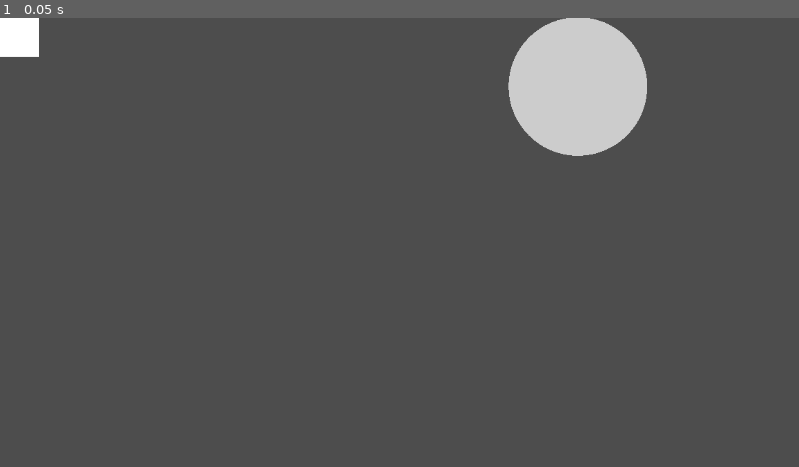
Above: before the commit, frame 1.
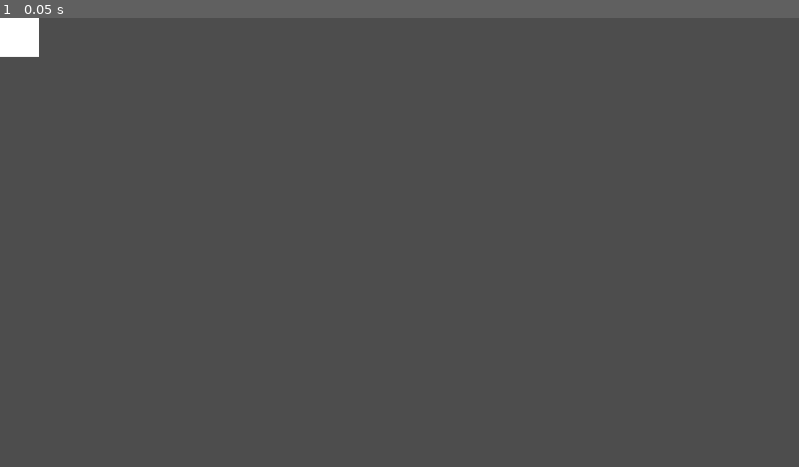
Above: after the commit, the same moment.

Repository: sebastianlindgren00/GetTheBeatGame
Game: Godot game, scene res://Scenes/GameRoot.tscn
The game is run twice, just before and just after one commit, with the same random seed, the same clock (stepped at 60 frames per second) and the same inputs.
Inputs:
- Up to frame 1 (0.05 s): no input

The runs differ from the first frame. In frame 1, 4.2% of the frame differs, in the area x 63-81%, y 0-31%.
Error in both runs: Attempt to call function 'get_as_text' in base 'null instance' on a null instance. (res://Scenes/Game.tscn::GDScript_mjukf:12)

Commit message:
reading chart completed

Diff:
--- a/Scenes/tapCircle.gd
+++ b/Scenes/tapCircle.gd
@@ -2,17 +2,32 @@
 
 const VIEWPORT_X = 1152
 const VIEWPORT_Y = 648
-const RADIUS = 100
+const MAX_RADIUS = 100
+const NOTE_HIT_MARGIN = 50
+
+var baseIsDrawn = false
+var circlePos
+var current_radius : float = 0
 
 # Called when the node enters the scene tree for the first time.
 func _ready():
+	circlePos = Vector2(randf_range(0, VIEWPORT_X), randf_range(0, VIEWPORT_Y))
 	_draw()
 
 func _draw():
+	if !baseIsDrawn:
+		draw_circle(circlePos, MAX_RADIUS, Color(0.8, 0.8, 0.8))
+		baseIsDrawn = true
+		return
 
-	var circlePos = Vector2(randf_range(0, VIEWPORT_X), randf_range(0, VIEWPORT_Y))
-	draw_circle(circlePos, RADIUS, Color(0.8, 0.8, 0.8))
+	draw_circle(circlePos, current_radius, Color(1, 1, 1))
+	print(current_radius)
 
 # Called every frame. 'delta' is the elapsed time since the previous frame.
 func _process(_delta):
-	pass
+	var timeToHit = NOTE_HIT_MARGIN - Time.get_ticks_msec()
+	if timeToHit < 0:
+		queue_free()
+	else:
+		current_radius = MAX_RADIUS * (timeToHit / NOTE_HIT_MARGIN)
+		_draw()
--- a/Scripts/spawnCircles.gd
+++ b/Scripts/spawnCircles.gd
@@ -1,6 +1,6 @@
 extends Node
 
-const NOTE_MARGIN = 10 # Margin for the notes to be hit (in ms)
+const NOTE_MARGIN = 100 # Margin for the notes to be hit (in ms)
 
 var timeSpent = 0;
 var notes = []
@@ -28,21 +28,21 @@
 	# Print out the time spent each second
 	if timeSpent % 1000 <= NOTE_MARGIN:
 		print(float(timeSpent) / 1000)
+		print("Next key in notesArray: ", notesArray[noteIndex])
 
 	# Clear all notes that are closer than 1 second to eachother
-	while noteIndex < len(notesArray) and notesArray[noteIndex] - timeSpent < -1000:
+	if noteIndex < len(notesArray) and notesArray[noteIndex] - timeSpent < -1000:
 		# Check if the note is in the time range
 		if notesArray[noteIndex] - timeSpent < NOTE_MARGIN:
 			var note = notes[str(notesArray[noteIndex])][0]
 
-			var lane_data = note["lanes"][0]
-
-			var sustain_value = lane_data["sustain"]
-
-			# Handle sustain or tap hit based on sustain_value
-			if sustain_value != 0:
-				print(notesArray[noteIndex], " Sustain hit!")
-			else:
-				print(notesArray[noteIndex], " Tap Hit!")
+			if note["lanes"].size() > 0:
+				var lane_data = note["lanes"][0]
+				var sustain_value = lane_data["sustain"]
+					# Handle sustain or tap hit based on sustain_value
+				if sustain_value != 0:
+					print(notesArray[noteIndex], " Sustain hit!")
+				else:
+					print(notesArray[noteIndex], " Tap Hit!")
 
 			noteIndex += 1
